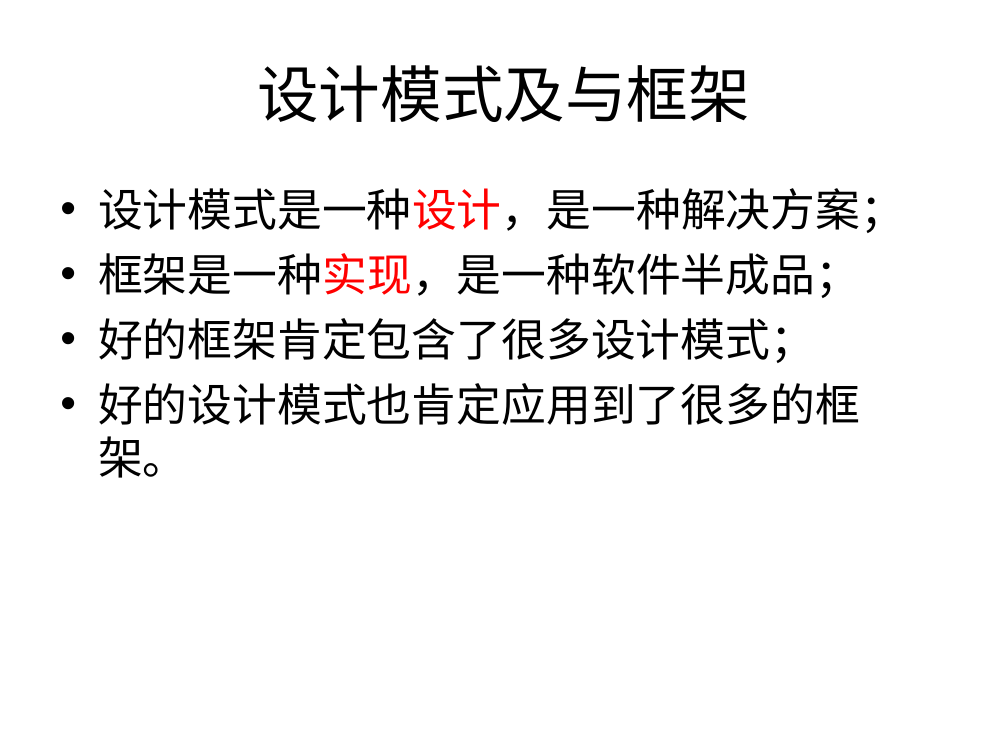
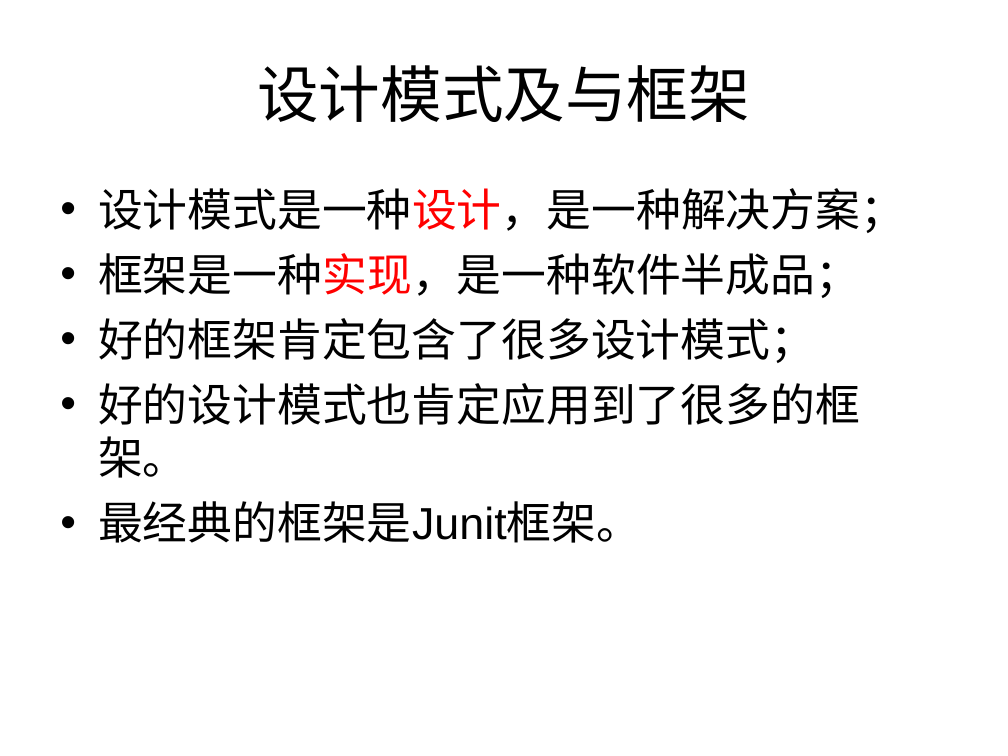
Before and after one commit to liangshanhero/sa, a slide deck: slide 2 of sa/文档/2019 软件体系结构（09）：Spring+Hibernate.ppt. Drawn at 1008x756 pixels with LibreOffice and Linux fonts; fonts in the diff are those of the drawing. Boxes give left, top, right and bottom in pixels: in the first picture for what was removed or moved away, otherwise in the second. Text is boxed around its words. In the diff, an @@ line names an element or a change of style, - is before the commit and + after.

```diff
--- a/sa/文档/2019 软件体系结构（09）：Spring+Hibernate.ppt
+++ b/sa/文档/2019 软件体系结构（09）：Spring+Hibernate.ppt
@@ text at box(98, 501, 641, 543): paragraph added @@
+• 最经典的框架是Junit框架。
```
Also in this commit, not shown: 1 other slide changed, 5 other files.
